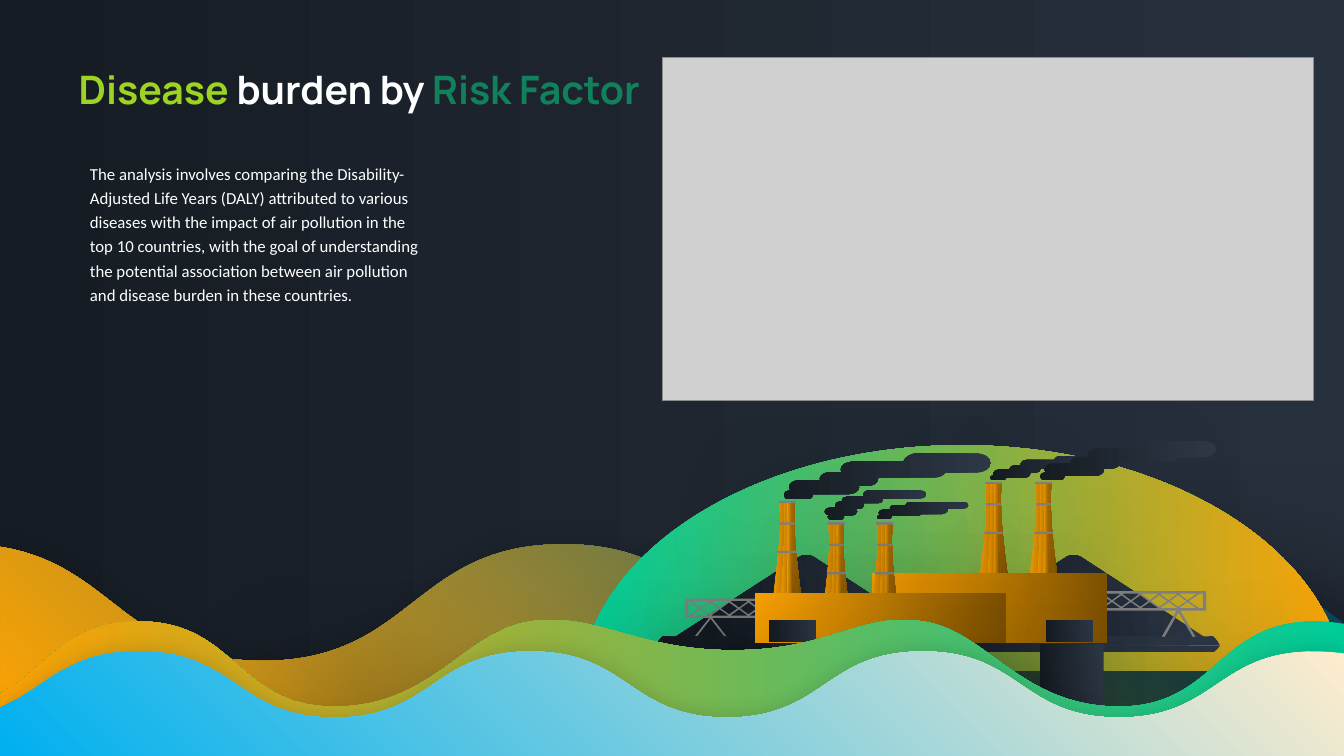
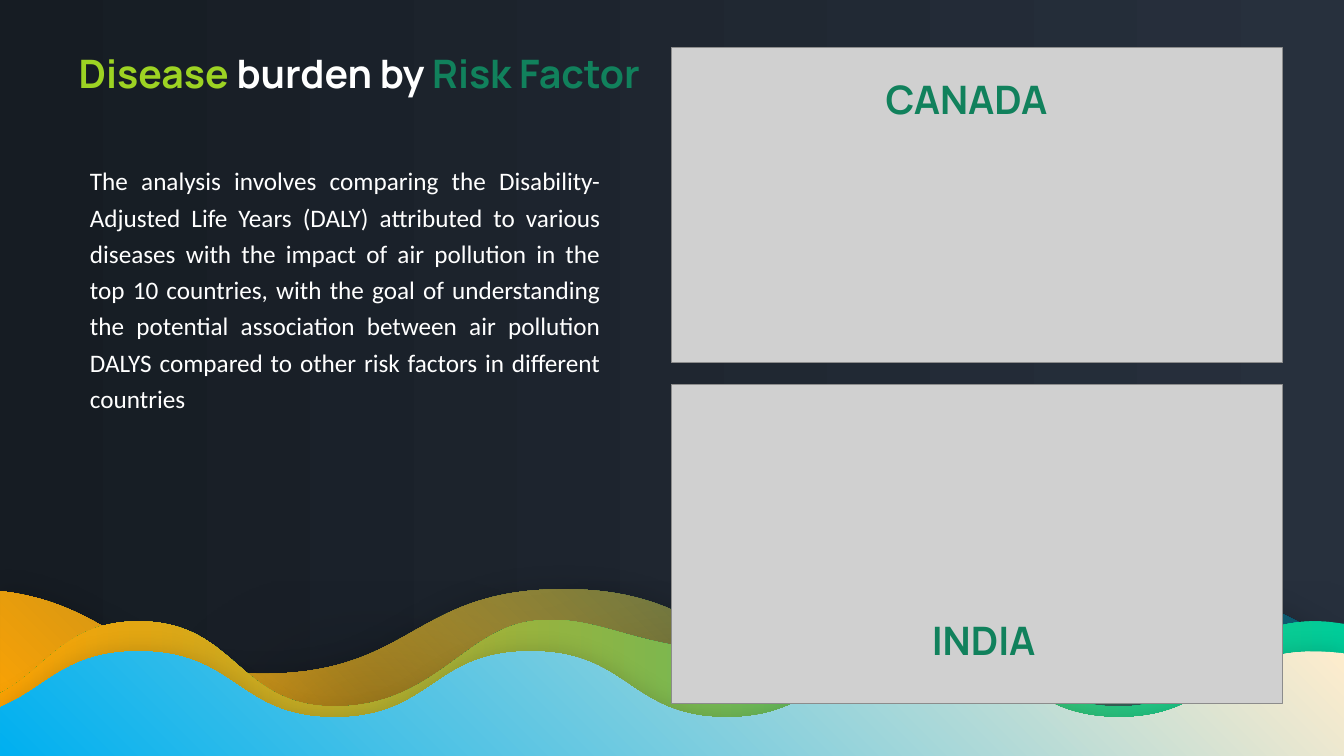
Before and after one commit to sameenshahzad/Project-3_Group-13, a slide deck: slide 10 of Slides & Analysis/Air Pollution.pptx (slide 12 before the commit). Drawn at 1344x756 pixels with LibreOffice and Linux fonts; fonts in the diff are those of the drawing; grey boxes stand for pictures. Boxes give left, top, right and bottom in pixels: in the first picture for what was removed or moved away, otherwise in the second. Text is boxed around its words. In the diff, an @@ line names an element or a change of style, - is before the commit and + after.

Commit message:
Updated Slides

```diff
--- a/Slides & Analysis/Air Pollution.pptx
+++ b/Slides & Analysis/Air Pollution.pptx
@@ text "Disease burden by Risk Factor": place and size @@
-text "Disease burden by Risk Factor" at (79,75,640,114)
+text "Disease burden by Risk Factor" at (79,59,640,98)
@@ picture: place and size @@
-picture at (662,58,1314,401)
+picture at (673,48,1282,363)
@@ text added at (886,85,1048,115), 28 pt, text #11815C, bold @@
+CANADA
@@ text at (90,172,600,408): text changed; size 12 to 18 pt @@
-The analysis involves comparing the Disability-Adjusted Life Years (DALY) attributed to various diseases with the impact of air pollution in the top 10 countries, with the goal of understanding the potential association between air pollution and disease burden in these countries.
+The analysis involves comparing the Disability-Adjusted Life Years (DALY) attributed to various diseases with the impact of air pollution in the top 10 countries, with the goal of understanding the potential association between air pollution DALYS compared to other risk factors in different countries
@@ picture added at (673,384,1282,704) @@
@@ freeform shape: place and size @@
-freeform shape at (0,544,1344,708)
+freeform shape at (0,590,1344,709)
@@ text added at (932,626,1036,655), 28 pt, text #11815C, bold @@
+INDIA
@@ group removed at (581,442,1344,723): 27 freeform shapes, 21 rectangles @@
```
Also in this commit, not shown: 6 other slides changed, 1 slide added, 4 slides removed.
